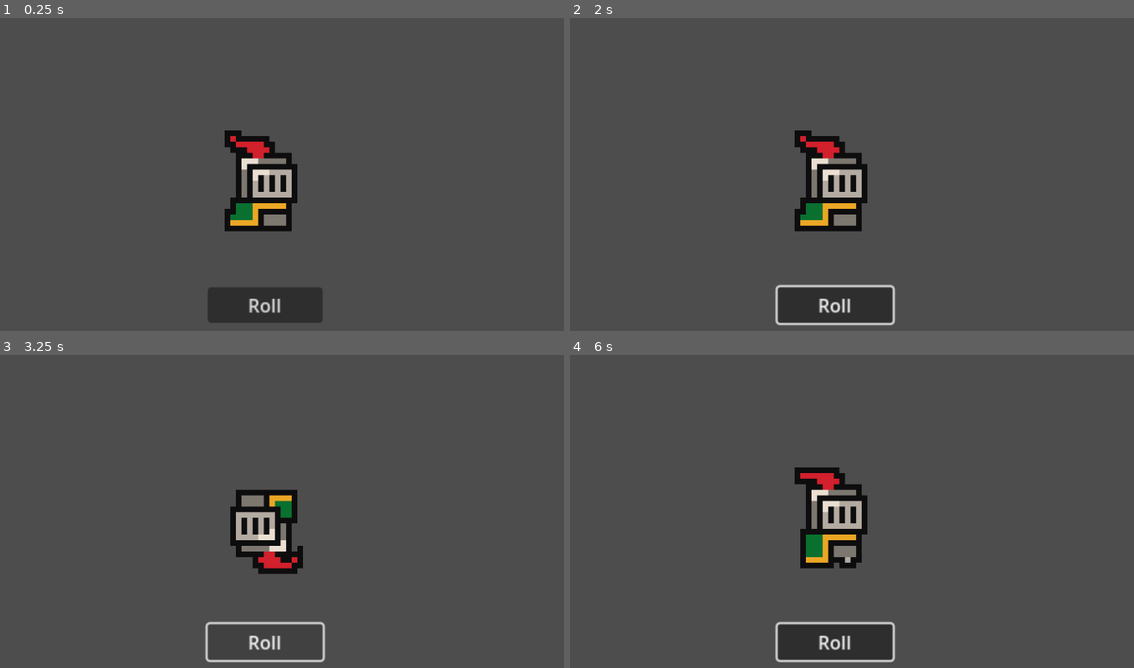
Above: before the commit, frames 1-4 (two rows, left to right).
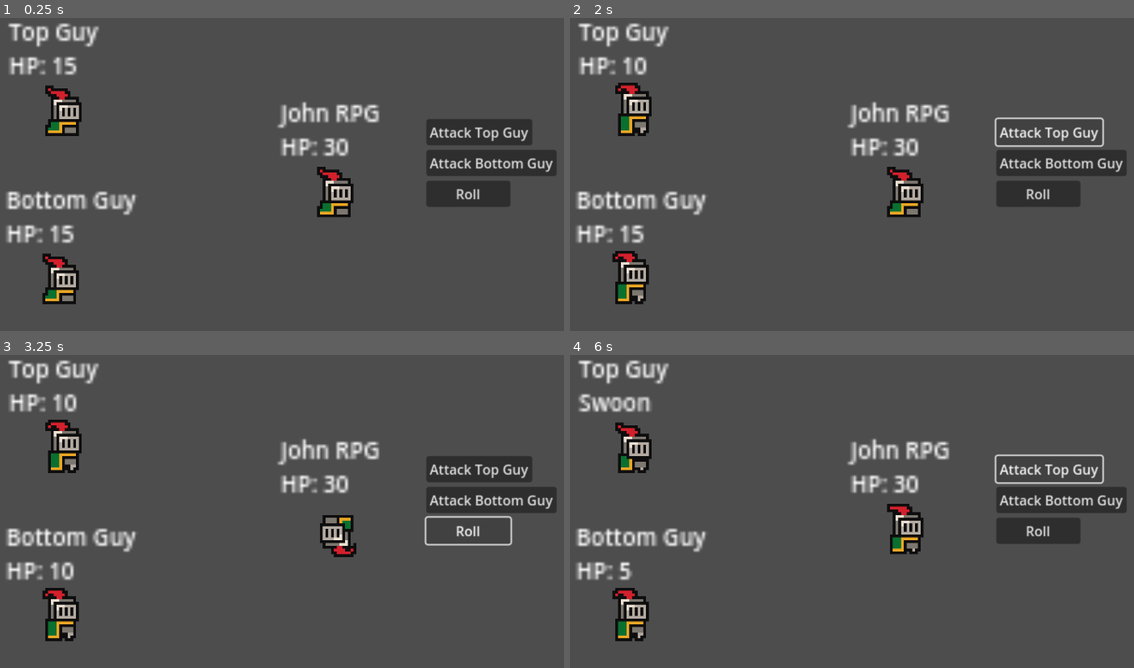
Above: after the commit, the same moments.

Repository: jhobz/rpg-prototype
Game: Godot game, scene res://scenes/game.tscn
The game is run twice, just before and just after one commit, with the same random seed, the same clock (stepped at 60 frames per second) and the same inputs.
Inputs (mouse positions are in pixels of both pictures, inside the frame that each line leads up to):
- Up to frame 1 (0.25 s): no input
- Up to frame 2 (2 s): click "Roll" at 0.5 s; click (1049, 130) at 1.25 s, where only the run after the commit has a clickable "Attack Top Guy"
- Up to frame 3 (3.25 s): click (490, 498) at 2 s, where only the run after the commit has a clickable "Attack Bottom Guy"; click "Roll" at 2.75 s
- Up to frame 4 (6 s): click (1049, 467) at 3.5 s, where only the run after the commit has a clickable "Attack Top Guy"; click (1060, 498) at 4.25 s, where only the run after the commit has a clickable "Attack Bottom Guy"; click "Roll" at 5 s; click (1049, 467) at 5.75 s, where only the run after the commit has a clickable "Attack Top Guy"

The runs differ from the first frame. In frame 1, 16% of the frame differs, in the area x 1-99%, y 1-98%; in frame 2, 16%; in frame 3, 13%; in frame 4, 15%.

Commit message:
Implement some targets and basic attacking and also a state machine >:|

Diff:
--- /dev/null
+++ b/logic/state.gd
@@ -0,0 +1,12 @@
+class_name State extends Node
+
+var time_active: float = 0
+
+func enter():
+	pass
+
+func exit():
+	pass
+
+func process(_delta: float) -> State:
+	return null
--- /dev/null
+++ b/logic/state_machine.gd
@@ -0,0 +1,22 @@
+class_name StateMachine
+extends Node
+
+@export var starting_state: State
+var current_state: State
+
+func init_state_machine():
+	change_state(starting_state)
+
+func change_state(new_state: State):
+	if current_state:
+		current_state.exit()
+		current_state.time_active = 0
+
+	current_state = new_state
+	current_state.enter()
+
+func process_state_machine(delta: float):
+	current_state.time_active += delta
+	var new_state = current_state.process(delta)
+	if new_state:
+		change_state(new_state)
--- a/scenes/Character/action.gd
+++ b/scenes/Character/Actions/action.gd
@@ -7,11 +7,9 @@
 func _ready() -> void:
 	pass # Replace with function body.
 
-
 # Called every frame. 'delta' is the elapsed time since the previous frame.
-func _process(delta: float) -> void:
+func _process(_delta: float) -> void:
 	pass
 
-func execute() -> void:
-	# GameManager -> hurt this character for X damage
+func execute(_source: Character, _target: Character) -> void:
 	pass
--- a/scenes/Character/action.tscn
+++ b/scenes/Character/Actions/action.tscn
@@ -1,6 +1,6 @@
 [gd_scene load_steps=2 format=3 uid="uid://domaxhx1h53oq"]
 
-[ext_resource type="Script" uid="uid://c03acfmtpl6vb" path="res://scenes/Character/action.gd" id="1_0iyew"]
+[ext_resource type="Script" uid="uid://c03acfmtpl6vb" path="res://scenes/Character/Actions/action.gd" id="1_0iyew"]
 
 [node name="Action" type="Node2D"]
 script = ExtResource("1_0iyew")
--- /dev/null
+++ b/scenes/Character/Actions/attack.gd
@@ -0,0 +1,7 @@
+class_name Attack extends Action
+
+@export var base_dmg: int = 0
+
+func execute(source: Character, target: Character) -> void:
+	var damage = base_dmg + source.strength
+	target.take_damage(damage)
--- /dev/null
+++ b/scenes/Character/Actions/roll.gd
@@ -0,0 +1,4 @@
+class_name Roll extends Action
+
+func execute(source: Character, _target: Character) -> void:
+	source.roll()
--- a/scenes/Character/character.gd
+++ b/scenes/Character/character.gd
@@ -1,21 +1,55 @@
 class_name Character
 extends Node2D
 
+@export var char_name: String = ""
+
+@export_group("Stats")
+@export var max_hp: int = 30
+@export var strength: int = 5
+@export var magic: int = 5
+@export var defense: int = 5
+@export var magic_defense: int = 5
+
+@onready var hp: int = max_hp
+var last_hp: int = 0
+
+@export_group("Actions")
 @export var available_actions: Array[Action] = []
 @onready var animated_sprite: AnimatedSprite2D = $AnimatedSprite2D
 
 # Called when the node enters the scene tree for the first time.
-func _ready() -> void:
+func _ready():
 	pass # Replace with function body.
 
+# Called every frame. 'delta' is the elapsed time since the previous frame.
+func _process(_delta: float):
+	if !animated_sprite.is_playing():
+		if is_dead():
+			animated_sprite.hide()
+		else:
+			animated_sprite.play('idle')
 
-# Called every frame. 'delta' is the elapsed time since the previous frame.
-func _process(delta: float) -> void:
-	if !animated_sprite.is_playing():
-		animated_sprite.play('idle')
+	if hp != last_hp:
+		last_hp = hp
+		$Label.text = char_name + "\n" + ("Swoon" if is_dead() else "HP: " + str(hp))
 
-func execute_action(action: Action):
+func is_dead():
+	return hp <= 0
+
+func execute_action(action: Action, target: Character):
 	if action.action_name == 'roll':
 		animated_sprite.play('roll')
 
-	action.execute() # with a target
+	action.execute(self, target)
+
+func take_damage(amount: int):
+	if hp <= 0:
+		return
+	hp -= amount
+	if is_dead():
+		hp = 0
+		roll()
+		# die
+
+func roll():
+	animated_sprite.play('roll')
--- a/scenes/Character/character.tscn
+++ b/scenes/Character/character.tscn
@@ -109,3 +109,13 @@
 animation = &"roll"
 autoplay = "idle"
 frame_progress = 0.909259
+
+[node name="Label" type="Label" parent="."]
+offset_left = -20.0
+offset_top = -31.0
+offset_right = 20.0
+offset_bottom = -7.0
+theme_override_constants/line_spacing = 0
+theme_override_font_sizes/font_size = 8
+text = "
+HP: "
--- a/scenes/game.tscn
+++ b/scenes/game.tscn
@@ -1,8 +1,10 @@
-[gd_scene load_steps=4 format=3 uid="uid://b33y6mn6fv2mw"]
+[gd_scene load_steps=6 format=3 uid="uid://b33y6mn6fv2mw"]
 
+[ext_resource type="Script" uid="uid://c4t4igimji1m2" path="res://logic/state_machine.gd" id="1_lbhrr"]
 [ext_resource type="Script" uid="uid://da38x83w6ofja" path="res://scenes/game_manager.gd" id="1_uwrxv"]
+[ext_resource type="Script" uid="uid://dolcf35kui0ao" path="res://scenes/Character/Actions/attack.gd" id="2_lbhrr"]
+[ext_resource type="Script" uid="uid://cyrlkjq7sj35o" path="res://scenes/Character/Actions/roll.gd" id="2_lnu2h"]
 [ext_resource type="PackedScene" uid="uid://cbekf0oq6lt2k" path="res://scenes/Character/character.tscn" id="2_yqjtg"]
-[ext_resource type="PackedScene" uid="uid://domaxhx1h53oq" path="res://scenes/Character/action.tscn" id="3_lnu2h"]
 
 [node name="Game" type="Node2D"]
 
@@ -10,26 +12,70 @@
 unique_name_in_owner = true
 script = ExtResource("1_uwrxv")
 
-[node name="Button" type="Button" parent="."]
-offset_left = -10.0
-offset_top = 22.0
-offset_right = 90.0
-offset_bottom = 53.0
-scale = Vector2(0.205, 0.205)
+[node name="GameStateMachine" type="Node" parent="."]
+unique_name_in_owner = true
+script = ExtResource("1_lbhrr")
+metadata/_custom_type_script = "uid://c4t4igimji1m2"
+
+[node name="AttackTopButton" type="Button" parent="."]
+offset_left = 58.0
+offset_top = -16.0
+offset_right = 184.0
+offset_bottom = 15.0
+scale = Vector2(0.3, 0.3)
+text = "Attack Top Guy"
+metadata/_edit_use_anchors_ = true
+
+[node name="AttackBottomButton" type="Button" parent="."]
+offset_left = 58.0
+offset_top = -5.0
+offset_right = 213.0
+offset_bottom = 26.0
+scale = Vector2(0.3, 0.3)
+text = "Attack Bottom Guy
+"
+metadata/_edit_use_anchors_ = true
+
+[node name="RollButton" type="Button" parent="."]
+offset_left = 58.0
+offset_top = 6.0
+offset_right = 158.0
+offset_bottom = 37.0
+scale = Vector2(0.3, 0.3)
 text = "Roll"
 metadata/_edit_use_anchors_ = true
 
 [node name="Camera2D" type="Camera2D" parent="."]
-zoom = Vector2(10, 10)
+zoom = Vector2(5, 5)
 
 [node name="Actions" type="Node" parent="."]
 unique_name_in_owner = true
 
-[node name="Roll" parent="Actions" instance=ExtResource("3_lnu2h")]
+[node name="Attack" type="Node2D" parent="Actions"]
+script = ExtResource("2_lbhrr")
+metadata/_custom_type_script = "uid://dolcf35kui0ao"
+
+[node name="Roll" type="Node2D" parent="Actions"]
+script = ExtResource("2_lnu2h")
+metadata/_custom_type_script = "uid://cyrlkjq7sj35o"
 
 [node name="Characters" type="Node" parent="."]
 unique_name_in_owner = true
 
 [node name="JohnRPG" parent="Characters" instance=ExtResource("2_yqjtg")]
+position = Vector2(26, 7)
+char_name = "John RPG"
 
-[connection signal="pressed" from="Button" to="GameManager" method="_on_button_pressed"]
+[node name="TopGuy" parent="Characters" instance=ExtResource("2_yqjtg")]
+position = Vector2(-71, -22)
+char_name = "Top Guy"
+max_hp = 15
+
+[node name="BottomGuy" parent="Characters" instance=ExtResource("2_yqjtg")]
+position = Vector2(-72, 38)
+char_name = "Bottom Guy"
+max_hp = 15
+
+[connection signal="pressed" from="AttackTopButton" to="GameManager" method="_on_attack_top_button_pressed"]
+[connection signal="pressed" from="AttackBottomButton" to="GameManager" method="_on_attack_bottom_button_pressed"]
+[connection signal="pressed" from="RollButton" to="GameManager" method="_on_roll_button_pressed"]
--- a/scenes/game_manager.gd
+++ b/scenes/game_manager.gd
@@ -2,8 +2,25 @@
 
 @onready var actions: Node = %Actions
 @onready var characters: Node = %Characters
+@onready var state_machine: StateMachine = %GameStateMachine
 
-func _on_button_pressed() -> void:
-	var my_action = actions.get_node('Roll')
+func _ready() -> void:
+	pass
+
+func _on_attack_top_button_pressed() -> void:
+	var attack = actions.get_node("Attack")
+	var john = characters.get_node("JohnRPG")
+	var top = characters.get_node("TopGuy")
+	attack.execute(john, top)
+
+func _on_attack_bottom_button_pressed() -> void:
+	var attack = actions.get_node("Attack")
+	var john = characters.get_node("JohnRPG")
+	var bottom = characters.get_node("BottomGuy")
+	attack.execute(john, bottom)
+
+func _on_roll_button_pressed() -> void:
+	print("hello??")
+	var roll = actions.get_node("Roll")
 	var john = characters.get_node('JohnRPG')
-	john.execute_action(my_action)
+	roll.execute(john, null)
Not shown, added: logic/state.gd.uid
Not shown, added: logic/state_machine.gd.uid
Renamed: scenes/Character/action.gd.uid -> scenes/Character/Actions/action.gd.uid
Not shown, added: scenes/Character/Actions/attack.gd.uid
Not shown, added: scenes/Character/Actions/roll.gd.uid
